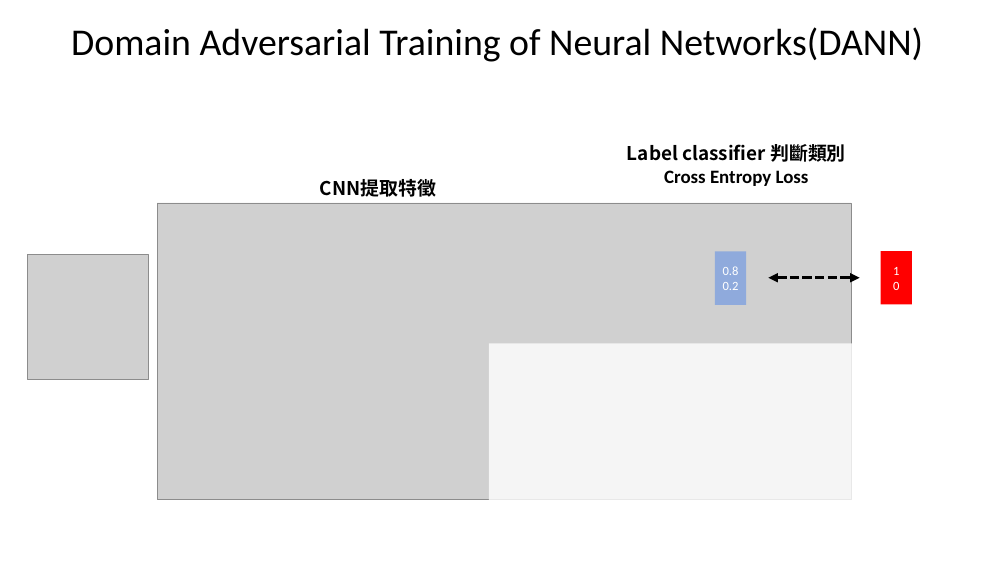
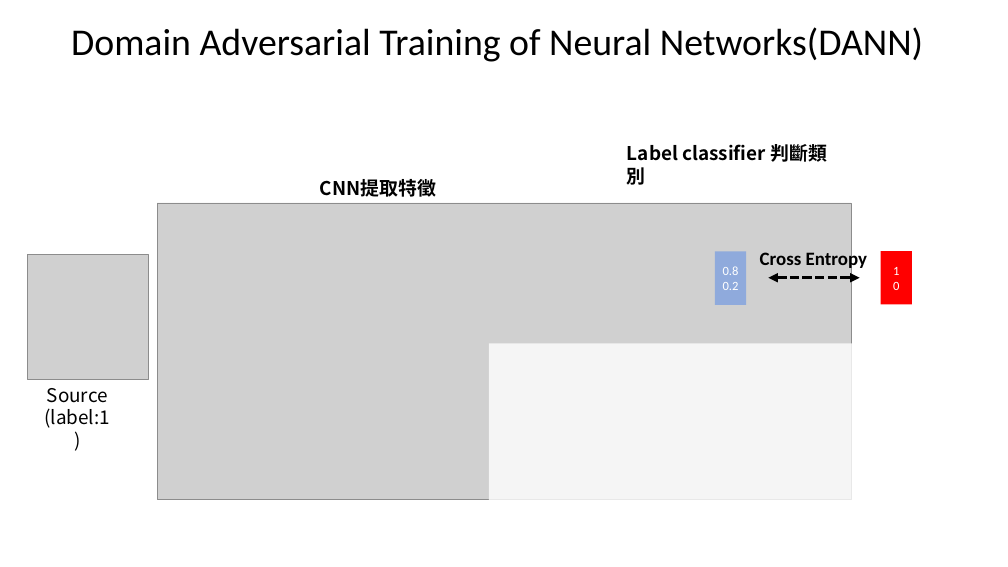
Before and after one commit to alicebook12220/yolov4_python, a slide deck: slide 25 of DA.pptx (slide 23 before the commit). Drawn at 1008x567 pixels with LibreOffice and Linux fonts; fonts in the diff are those of the drawing; grey boxes stand for pictures. Boxes give left, top, right and bottom in pixels: in the first picture for what was removed or moved away, otherwise in the second. Text is boxed around its words. In the diff, an @@ line names an element or a change of style, - is before the commit and + after.

```diff
--- a/DA.pptx
+++ b/DA.pptx
@@ text at <box>664,170,809,186</box>: paragraph removed @@
-Cross Entropy Loss
@@ text added at <box>760,250,867,271</box>, 18 pt, text #000000, bold @@
+Cross Entropy
@@ text added at <box>44,388,110,428</box>, 18 pt, text #000000 @@
+Source
+(label:1)
```
Also in this commit, not shown: 12 other slides changed, 4 slides added.
